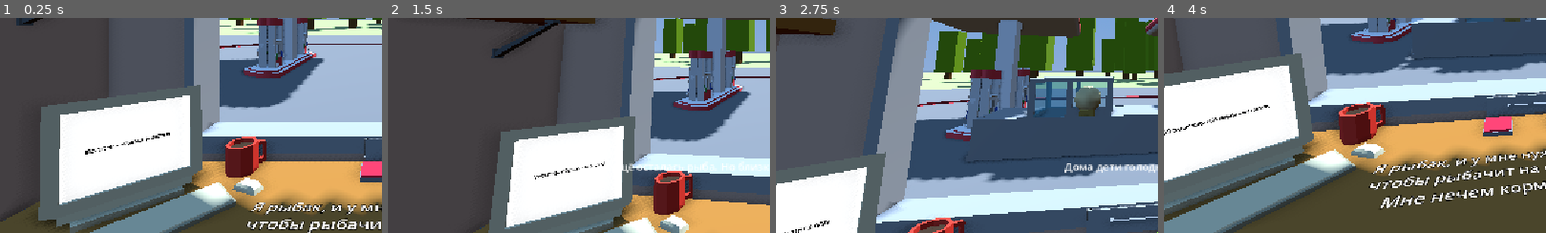
Above: before the commit, frames 1-4 (left to right).
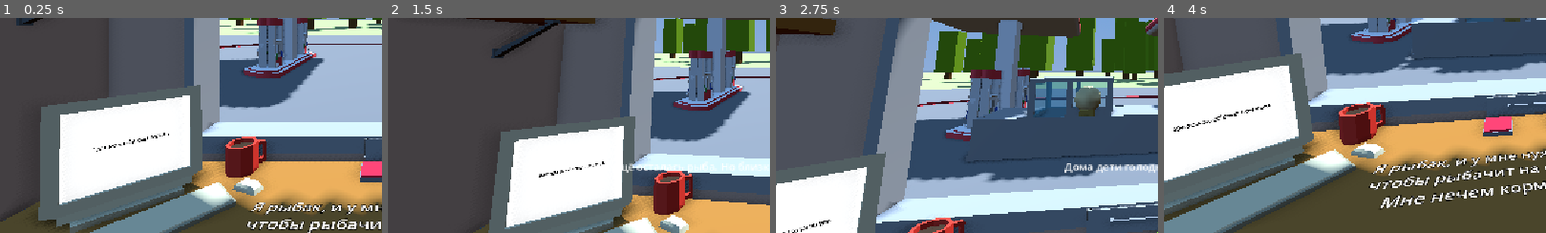
Above: after the commit, the same moments.

Repository: RolicsVin/AZS
Game: Godot game, scene res://scenes/game.tscn
Same seed, same stepped clock (60 frames per second), same inputs: the game is played once before the commit and once after it.
Inputs (mouse positions are % of the whole screen's width and height, from its top left):
- Up to frame 1 (0.25 s): no input
- Up to frame 2 (1.5 s): tap Enter (ui_accept) at 0.5, 0.77 s; move the mouse to (72, 45) at 0.52 s; hold Right (ui_right) 0.53-1.28 s; click (72, 45) at 0.6 s; move the mouse to (30, 55) at 1.27 s; hold Down (ui_down) from 1.28 s (still down); click (30, 55) at 1.35 s
- Up to frame 3 (2.75 s): tap Enter (ui_accept) at 1.52 s; move the mouse to (60, 28) at 2.02 s; release Down (ui_down) at 2.03 s; hold Right (ui_right) from 2.03 s (still down); click (60, 28) at 2.1 s
- Up to frame 4 (4 s): move the mouse to (45, 70) at 2.77 s; release Right (ui_right) at 2.78 s; hold Up (ui_up) 2.78-3.53 s; click (45, 70) at 2.85 s; tap Enter (ui_accept) at 3.02, 3.77 s; move the mouse to (80, 65) at 3.52 s; hold Left (ui_left) from 3.53 s (still down); click (80, 65) at 3.6 s
The pictures show only the part of the screen within x 0-50%, y 50-100%; the shares and areas given below are measured in that part.

The runs differ from the first frame. In frame 1, 0.3% of the frame differs, in the area x 22-45%, y 53-64%; in frame 2, 0.2%; in frame 3, 0.2%; in frame 4, 0.4%, in the area x 0-28%, y 40-55%.

Commit message:
update dialog-logic

Diff:
--- a/core/classes/gameplay/area_button.gd
+++ b/core/classes/gameplay/area_button.gd
@@ -33,6 +33,8 @@
 
 
 func _on_mouse_entered() -> void:
+	if not active:
+		return
 	Input.set_default_cursor_shape(Input.CURSOR_POINTING_HAND)
 	inarea = true
 
--- a/scenes/dialog.gd
+++ b/scenes/dialog.gd
@@ -1,6 +1,7 @@
 ## Управляет состоянием диалога и переходами между его узлами.
 extends Control
 
+signal dialog_started
 signal dialog_finished
 
 @export var container: CircularContainer
@@ -49,6 +50,8 @@
 		is_active = false
 		character = null
 		return
+
+	dialog_started.emit()
 
 	character.dialog_end = true
 
--- a/scenes/game.tscn
+++ b/scenes/game.tscn
@@ -299,6 +299,7 @@
 
 [node name="Car" type="Node3D" parent="Cars" unique_id=463594966 node_paths=PackedStringArray("anim")]
 transform = Transform3D(1, 0, 0, 0, 1, 0, 0, 0, 1, 0.006052017, 0, -5.583511)
+visible = false
 script = ExtResource("3_lnu2h")
 character = SubResource("Resource_iywne")
 anim = NodePath("AnimationPlayer")
@@ -406,9 +407,85 @@
 [node name="Marker3D" type="Marker3D" parent="Cars/Car2" unique_id=1523358079]
 gizmo_extents = 3.66
 
-[node name="MeshInstance3D" type="MeshInstance3D" parent="Cars/Car2" unique_id=1959582512]
-transform = Transform3D(1, 0, 0, 0, 1, 0, 0, 0, 1, 0, 0.4518559, 0)
+[node name="MeshInstance3D" type="MeshInstance3D" parent="Cars/Car2" unique_id=1984693889]
+transform = Transform3D(1, 0, 0, 0, 1, 0, 0, 0, 1, -0.075660616, 0.95606875, 0)
 mesh = SubResource("BoxMesh_w1h7m")
+
+[node name="MeshInstance3D3" type="MeshInstance3D" parent="Cars/Car2" unique_id=2001044893]
+transform = Transform3D(1, 0, 0, 0, 1, 0, 0, 0, 1, -1.1344452, 0.32382083, 0)
+mesh = SubResource("BoxMesh_pr1ej")
+
+[node name="MeshInstance3D8" type="MeshInstance3D" parent="Cars/Car2" unique_id=1448333954]
+transform = Transform3D(1, 0, 0, 0, 1, 0, 0, 0, 1, -0.5462557, 0.72605115, 0)
+mesh = SubResource("BoxMesh_oaba0")
+
+[node name="MeshInstance3D10" type="MeshInstance3D" parent="Cars/Car2" unique_id=1100886502]
+transform = Transform3D(1, 0, 0, 0, 1, 0, 0, 0, 1, 0.38807476, 0.72605115, 0)
+mesh = SubResource("BoxMesh_oaba0")
+
+[node name="MeshInstance3D17" type="MeshInstance3D" parent="Cars/Car2" unique_id=1278220183]
+transform = Transform3D(-4.371139e-08, 0, 1, 0, 1, 0, -1, 0, -4.371139e-08, -0.07971232, 0.72605115, -0.47261524)
+mesh = SubResource("BoxMesh_oaba0")
+
+[node name="MeshInstance3D18" type="MeshInstance3D" parent="Cars/Car2" unique_id=783634582]
+transform = Transform3D(-4.371139e-08, 0, 1, 0, 1, 0, -1, 0, -4.371139e-08, -0.32458532, 0.72605115, 0.47214937)
+mesh = SubResource("BoxMesh_fedci")
+
+[node name="MeshInstance3D4" type="MeshInstance3D" parent="Cars/Car2" unique_id=1570532955]
+transform = Transform3D(1, 0, 0, 0, 1, 0, 0, 0, 1, 1.1364126, 0.32382083, 0)
+mesh = SubResource("BoxMesh_pr1ej")
+
+[node name="MeshInstance3D2" type="MeshInstance3D" parent="Cars/Car2" unique_id=2063175320]
+transform = Transform3D(1, 0, 0, 0, 1, 0, 0, 0, 1, 0, 0.104602516, 0)
+mesh = SubResource("BoxMesh_8ool0")
+
+[node name="MeshInstance3D7" type="MeshInstance3D" parent="Cars/Car2" unique_id=809090816]
+transform = Transform3D(1, 0, 0, 0, 1, 0, 0, 0, 1, -0.8501587, 0.49783748, 0)
+mesh = SubResource("BoxMesh_0sl42")
+
+[node name="MeshInstance3D9" type="MeshInstance3D" parent="Cars/Car2" unique_id=50369921]
+transform = Transform3D(1, 0, 0, 0, 1, 0, 0, 0, 1, 0.73331547, 0.49783748, 0)
+mesh = SubResource("BoxMesh_458eo")
+
+[node name="MeshInstance3D5" type="MeshInstance3D" parent="Cars/Car2" unique_id=684655647]
+transform = Transform3D(1, 0, 0, 0, 1, 0, 0, 0, 1, 0, 0.30235642, 0.4897461)
+mesh = SubResource("BoxMesh_05nbr")
+
+[node name="MeshInstance3D11" type="MeshInstance3D" parent="Cars/Car2" unique_id=1457917365]
+transform = Transform3D(1, 0, 0, 0, 1, 0, 0, 0, 1, -0.5401306, 0.7205083, 0.4897461)
+mesh = SubResource("BoxMesh_h3rex")
+
+[node name="MeshInstance3D12" type="MeshInstance3D" parent="Cars/Car2" unique_id=472506923]
+transform = Transform3D(1, 0, 0, 0, 1, 0, 0, 0, 1, -0.5401306, 0.7205083, -0.48771286)
+mesh = SubResource("BoxMesh_h3rex")
+
+[node name="MeshInstance3D13" type="MeshInstance3D" parent="Cars/Car2" unique_id=2116006897]
+transform = Transform3D(1, 0, 0, 0, 1, 0, 0, 0, 1, 0.37904632, 0.7205083, 0.4897461)
+mesh = SubResource("BoxMesh_h3rex")
+
+[node name="MeshInstance3D14" type="MeshInstance3D" parent="Cars/Car2" unique_id=1266052925]
+transform = Transform3D(1, 0, 0, 0, 1, 0, 0, 0, 1, 0.37904632, 0.7205083, -0.48771286)
+mesh = SubResource("BoxMesh_h3rex")
+
+[node name="MeshInstance3D15" type="MeshInstance3D" parent="Cars/Car2" unique_id=1007832536]
+transform = Transform3D(1, 0, 0, 0, 1, 0, 0, 0, 1, -0.10353592, 0.7205083, 0.4897461)
+mesh = SubResource("BoxMesh_h3rex")
+
+[node name="MeshInstance3D16" type="MeshInstance3D" parent="Cars/Car2" unique_id=395251707]
+transform = Transform3D(1, 0, 0, 0, 1, 0, 0, 0, 1, -0.10353592, 0.7205083, -0.48771286)
+mesh = SubResource("BoxMesh_h3rex")
+
+[node name="MeshInstance3D6" type="MeshInstance3D" parent="Cars/Car2" unique_id=637891991]
+transform = Transform3D(1, 0, 0, 0, 1, 0, 0, 0, 1, 0, 0.30235642, -0.4887414)
+mesh = SubResource("BoxMesh_05nbr")
+
+[node name="MeshInstance3D19" type="MeshInstance3D" parent="Cars/Car2" unique_id=1163612883]
+transform = Transform3D(1, 0, 0, 0, 1, 0, 0, 0, 1, 0.09871488, 0.3551934, 0.20237589)
+mesh = SubResource("BoxMesh_a1aj3")
+
+[node name="MeshInstance3D20" type="MeshInstance3D" parent="Cars/Car2" unique_id=230532365]
+transform = Transform3D(0.34, 0, 0, 0, 0.34, 0, 0, 0, 0.34, 0.09625243, 0.70653903, 0.20237923)
+mesh = SubResource("SphereMesh_hf7dp")
 
 [node name="Car3" type="Node3D" parent="Cars" unique_id=110951563 node_paths=PackedStringArray("anim")]
 transform = Transform3D(1, 0, 0, 0, 1, 0, 0, 0, 1, -19.501451, 0, -5.583511)
@@ -425,9 +502,85 @@
 [node name="Marker3D" type="Marker3D" parent="Cars/Car3" unique_id=542462686]
 gizmo_extents = 3.66
 
-[node name="MeshInstance3D" type="MeshInstance3D" parent="Cars/Car3" unique_id=1644909720]
-transform = Transform3D(1, 0, 0, 0, 1, 0, 0, 0, 1, 0, 0.4518559, 0)
+[node name="MeshInstance3D" type="MeshInstance3D" parent="Cars/Car3" unique_id=382870137]
+transform = Transform3D(1, 0, 0, 0, 1, 0, 0, 0, 1, -0.075660616, 0.95606875, 0)
 mesh = SubResource("BoxMesh_w1h7m")
+
+[node name="MeshInstance3D3" type="MeshInstance3D" parent="Cars/Car3" unique_id=1538785173]
+transform = Transform3D(1, 0, 0, 0, 1, 0, 0, 0, 1, -1.1344452, 0.32382083, 0)
+mesh = SubResource("BoxMesh_pr1ej")
+
+[node name="MeshInstance3D8" type="MeshInstance3D" parent="Cars/Car3" unique_id=1185070984]
+transform = Transform3D(1, 0, 0, 0, 1, 0, 0, 0, 1, -0.5462557, 0.72605115, 0)
+mesh = SubResource("BoxMesh_oaba0")
+
+[node name="MeshInstance3D10" type="MeshInstance3D" parent="Cars/Car3" unique_id=111607390]
+transform = Transform3D(1, 0, 0, 0, 1, 0, 0, 0, 1, 0.38807476, 0.72605115, 0)
+mesh = SubResource("BoxMesh_oaba0")
+
+[node name="MeshInstance3D17" type="MeshInstance3D" parent="Cars/Car3" unique_id=671026425]
+transform = Transform3D(-4.371139e-08, 0, 1, 0, 1, 0, -1, 0, -4.371139e-08, -0.07971232, 0.72605115, -0.47261524)
+mesh = SubResource("BoxMesh_oaba0")
+
+[node name="MeshInstance3D18" type="MeshInstance3D" parent="Cars/Car3" unique_id=67182442]
+transform = Transform3D(-4.371139e-08, 0, 1, 0, 1, 0, -1, 0, -4.371139e-08, -0.32458532, 0.72605115, 0.47214937)
+mesh = SubResource("BoxMesh_fedci")
+
+[node name="MeshInstance3D4" type="MeshInstance3D" parent="Cars/Car3" unique_id=1312292624]
+transform = Transform3D(1, 0, 0, 0, 1, 0, 0, 0, 1, 1.1364126, 0.32382083, 0)
+mesh = SubResource("BoxMesh_pr1ej")
+
+[node name="MeshInstance3D2" type="MeshInstance3D" parent="Cars/Car3" unique_id=76114812]
+transform = Transform3D(1, 0, 0, 0, 1, 0, 0, 0, 1, 0, 0.104602516, 0)
+mesh = SubResource("BoxMesh_8ool0")
+
+[node name="MeshInstance3D7" type="MeshInstance3D" parent="Cars/Car3" unique_id=1908524793]
+transform = Transform3D(1, 0, 0, 0, 1, 0, 0, 0, 1, -0.8501587, 0.49783748, 0)
+mesh = SubResource("BoxMesh_0sl42")
+
+[node name="MeshInstance3D9" type="MeshInstance3D" parent="Cars/Car3" unique_id=1770571383]
+transform = Transform3D(1, 0, 0, 0, 1, 0, 0, 0, 1, 0.73331547, 0.49783748, 0)
+mesh = SubResource("BoxMesh_458eo")
+
+[node name="MeshInstance3D5" type="MeshInstance3D" parent="Cars/Car3" unique_id=622857384]
+transform = Transform3D(1, 0, 0, 0, 1, 0, 0, 0, 1, 0, 0.30235642, 0.4897461)
+mesh = SubResource("BoxMesh_05nbr")
+
+[node name="MeshInstance3D11" type="MeshInstance3D" parent="Cars/Car3" unique_id=932519534]
+transform = Transform3D(1, 0, 0, 0, 1, 0, 0, 0, 1, -0.5401306, 0.7205083, 0.4897461)
+mesh = SubResource("BoxMesh_h3rex")
+
+[node name="MeshInstance3D12" type="MeshInstance3D" parent="Cars/Car3" unique_id=1777519063]
+transform = Transform3D(1, 0, 0, 0, 1, 0, 0, 0, 1, -0.5401306, 0.7205083, -0.48771286)
+mesh = SubResource("BoxMesh_h3rex")
+
+[node name="MeshInstance3D13" type="MeshInstance3D" parent="Cars/Car3" unique_id=1826356683]
+transform = Transform3D(1, 0, 0, 0, 1, 0, 0, 0, 1, 0.37904632, 0.7205083, 0.4897461)
+mesh = SubResource("BoxMesh_h3rex")
+
+[node name="MeshInstance3D14" type="MeshInstance3D" parent="Cars/Car3" unique_id=1197685450]
+transform = Transform3D(1, 0, 0, 0, 1, 0, 0, 0, 1, 0.37904632, 0.7205083, -0.48771286)
+mesh = SubResource("BoxMesh_h3rex")
+
+[node name="MeshInstance3D15" type="MeshInstance3D" parent="Cars/Car3" unique_id=1863096852]
+transform = Transform3D(1, 0, 0, 0, 1, 0, 0, 0, 1, -0.10353592, 0.7205083, 0.4897461)
+mesh = SubResource("BoxMesh_h3rex")
+
+[node name="MeshInstance3D16" type="MeshInstance3D" parent="Cars/Car3" unique_id=1229318861]
+transform = Transform3D(1, 0, 0, 0, 1, 0, 0, 0, 1, -0.10353592, 0.7205083, -0.48771286)
+mesh = SubResource("BoxMesh_h3rex")
+
+[node name="MeshInstance3D6" type="MeshInstance3D" parent="Cars/Car3" unique_id=907093188]
+transform = Transform3D(1, 0, 0, 0, 1, 0, 0, 0, 1, 0, 0.30235642, -0.4887414)
+mesh = SubResource("BoxMesh_05nbr")
+
+[node name="MeshInstance3D19" type="MeshInstance3D" parent="Cars/Car3" unique_id=30021695]
+transform = Transform3D(1, 0, 0, 0, 1, 0, 0, 0, 1, 0.09871488, 0.3551934, 0.20237589)
+mesh = SubResource("BoxMesh_a1aj3")
+
+[node name="MeshInstance3D20" type="MeshInstance3D" parent="Cars/Car3" unique_id=1682726245]
+transform = Transform3D(0.34, 0, 0, 0, 0.34, 0, 0, 0, 0.34, 0.09625243, 0.70653903, 0.20237923)
+mesh = SubResource("SphereMesh_hf7dp")
 
 [node name="Map" type="Node3D" parent="." unique_id=190119825]
 
@@ -735,7 +888,7 @@
 mesh = ExtResource("39_3x28f")
 
 [node name="Label3D" type="Label3D" parent="AZSModel" unique_id=1963109522]
-transform = Transform3D(-0.72537446, 0, -0.6883545, 0, 1, 0, 0.6883545, 0, -0.72537446, 3.353323, 3.053819, -22.05907)
+transform = Transform3D(-0.72537446, 0, -0.6883545, 0, 1, 0, 0.6883545, 0, -0.72537446, 3.5564072, 2.9454715, -21.78095)
 pixel_size = 0.0013
 text = "Почитать об этом человеке"
 font_size = 40
@@ -745,6 +898,7 @@
 [node name="Accert" type="Area3D" parent="Buttons" unique_id=203084752]
 transform = Transform3D(0.275, 0, 0, 0, 0.275, 0, 0, 0, 0.275, 0.19224489, 0.50322795, -2.4659562)
 script = ExtResource("4_u5sy4")
+active = false
 metadata/_custom_type_script = "uid://bgmdgnweoav8o"
 
 [node name="CollisionShape3D" type="CollisionShape3D" parent="Buttons/Accert" unique_id=1170353067]
@@ -762,6 +916,7 @@
 [node name="Deny" type="Area3D" parent="Buttons" unique_id=1626958929]
 transform = Transform3D(0.275, 0, 0, 0, 0.275, 0, 0, 0, 0.275, -0.06026247, 0.50364286, -2.4631846)
 script = ExtResource("4_u5sy4")
+active = false
 metadata/_custom_type_script = "uid://bgmdgnweoav8o"
 
 [node name="CollisionShape3D" type="CollisionShape3D" parent="Buttons/Deny" unique_id=177382067]
@@ -960,4 +1115,8 @@
 [connection signal="pressed" from="Buttons/Deny" to="." method="deny"]
 [connection signal="pressed" from="Buttons/SocialNetworks" to="." method="open_web"]
 [connection signal="pressed" from="Dialog" to="." method="start_dialog"]
+[connection signal="dialog_finished" from="UI/Dialog" to="Buttons/Accert" method="on"]
+[connection signal="dialog_finished" from="UI/Dialog" to="Buttons/Deny" method="on"]
+[connection signal="dialog_started" from="UI/Dialog" to="Buttons/Accert" method="off"]
+[connection signal="dialog_started" from="UI/Dialog" to="Buttons/Deny" method="off"]
 [connection signal="pressed" from="UI/Button" to="." method="player_continue"]
